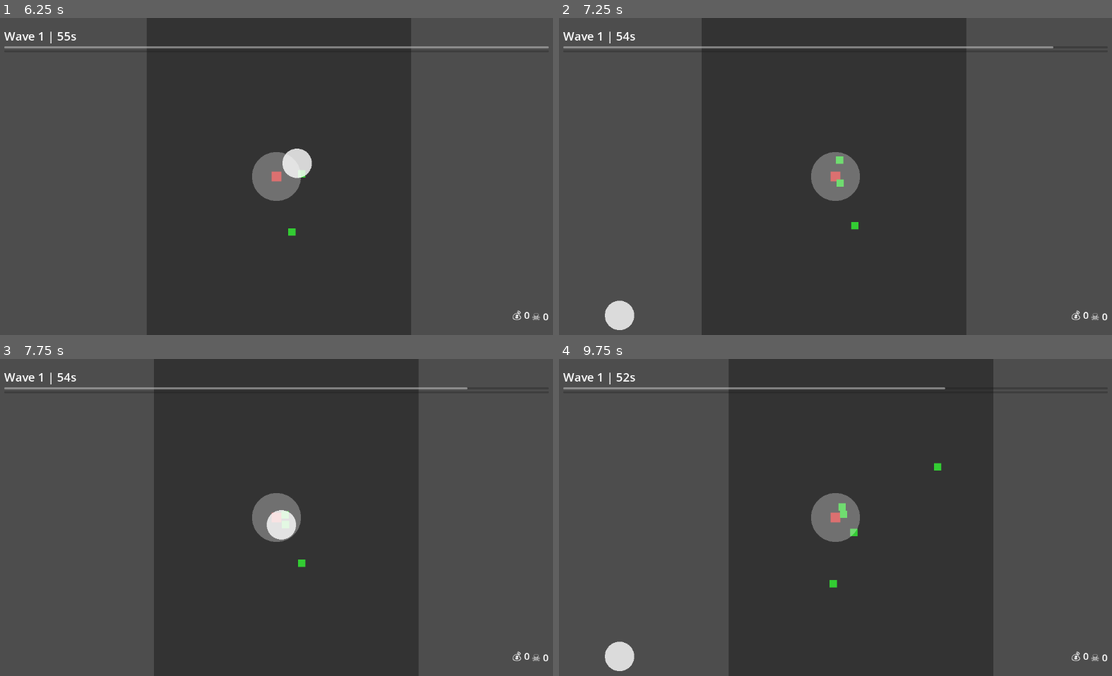
Above: before the commit, frames 1-4 (two rows, left to right).
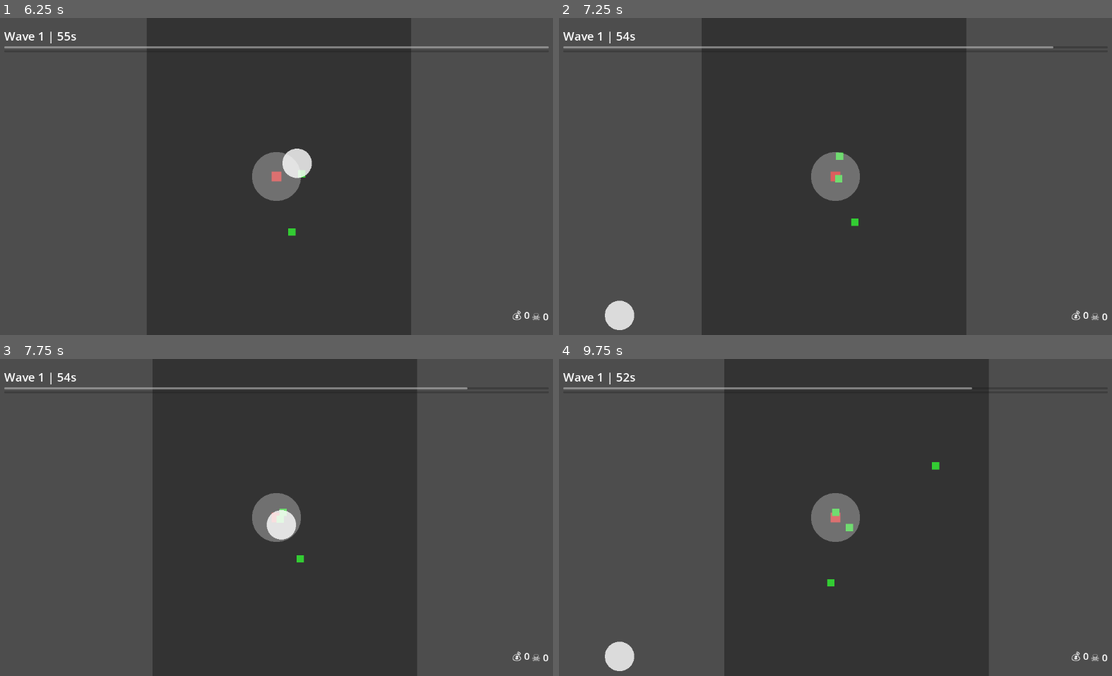
Above: after the commit, the same moments.

Repository: pengjipan/godot-minigame
Game: Godot game, scene res://scenes/menus/main_menu.tscn
The game is run twice, just before and just after one commit, with the same random seed, the same clock (stepped at 60 frames per second) and the same inputs.
Inputs (mouse positions are in pixels of both pictures, inside the frame that each line leads up to):
- Up to frame 1 (6.25 s): click "START GAME" at 0.5 s; click "Potato Warrior Balanced chara…" at 1.25 s; move the mouse to (398, 160) at 2.02 s; hold Right (ui_right) 2.03-2.75 s; click (398, 160) at 2.17 s; drag from (165, 192) to (276, 176) at 2.77 s; move the mouse to (331, 106) at 3.52 s; hold Right (ui_right) 3.53-4.25 s; drag from (248, 239) to (265, 125) at 4.27 s; move the mouse to (447, 224) at 5.02 s; hold Left (ui_left) 5.03-5.75 s; drag from (105, 128) to (304, 160) at 5.77 s
- Up to frame 2 (7.25 s): move the mouse to (863, 176) at 6.52 s; hold Down (ui_down) from 6.53 s (still down); click (863, 176) at 6.67 s
- Up to frame 3 (7.75 s): release Down (ui_down) at 7.25 s; drag from (193, 438) to (282, 523) at 7.27 s
- Up to frame 4 (9.75 s): move the mouse to (957, 501) at 8.02 s; hold Up (ui_up) 8.03-8.75 s; drag from (724, 533) to (818, 628) at 8.77 s; move the mouse to (890, 447) at 9.52 s; hold Down (ui_down) from 9.53 s (still down)

Frame 1 is identical in both runs. In frame 2, 0.1% of the frame differs, in the area x 49-55%, y 42-67%; in frame 3, 0.4%; in frame 4, 1.8%, in the area x 29-79%, y 0-100%.

Commit message:
Fix collision layers to prevent player/enemy blocking and add damage visual feedback

Diff:
--- a/scenes/enemies/enemy_base.gd
+++ b/scenes/enemies/enemy_base.gd
@@ -86,6 +86,7 @@
 
 ## Called when enemy dies
 func _on_death() -> void:
+	print("[Enemy] Enemy died at ", global_position)
 	EventBus.enemy_died.emit(self, global_position)
 	GameManager.add_run_stat("enemies_killed", 1)
 
@@ -93,6 +94,18 @@
 	_drop_rewards()
 
 	queue_free()
+
+## Take damage (for direct damage calls)
+func take_damage(amount: int) -> void:
+	if health_component:
+		health_component.take_damage(amount)
+		# Flash red when damaged
+		if has_node("Sprite"):
+			var sprite = get_node("Sprite")
+			sprite.modulate = Color(1, 0.5, 0.5)
+			await get_tree().create_timer(0.1).timeout
+			if is_instance_valid(sprite):
+				sprite.modulate = Color(1, 1, 1)
 
 ## Drop experience and gold
 func _drop_rewards() -> void:
--- a/scenes/enemies/enemy_base.tscn
+++ b/scenes/enemies/enemy_base.tscn
@@ -15,6 +15,8 @@
 radius = 22.0
 
 [node name="EnemyBase" type="CharacterBody2D"]
+collision_layer = 2
+collision_mask = 0
 script = ExtResource("1")
 
 [node name="Sprite" type="ColorRect" parent="."]
@@ -32,12 +34,16 @@
 max_health = 20
 
 [node name="HurtboxComponent" type="Area2D" parent="."]
+collision_layer = 4
+collision_mask = 8
 script = ExtResource("3")
 
 [node name="HurtboxCollisionShape" type="CollisionShape2D" parent="HurtboxComponent"]
 shape = SubResource("CircleShape2D_2")
 
 [node name="HitboxComponent" type="Area2D" parent="."]
+collision_layer = 16
+collision_mask = 32
 script = ExtResource("4")
 damage = 5
 
--- a/scenes/player/player.gd
+++ b/scenes/player/player.gd
@@ -127,9 +127,18 @@
 
 ## Called when player takes damage
 func _on_health_changed(current: int, max: int) -> void:
+	print("[Player] Health changed: ", current, "/", max)
 	EventBus.health_updated.emit(current, max)
 	EventBus.player_damaged.emit(current, max)
 	last_damage_time = Time.get_ticks_msec() / 1000.0
+
+	# Flash red when damaged
+	if has_node("Sprite"):
+		var sprite = get_node("Sprite")
+		sprite.modulate = Color(1, 0.5, 0.5)
+		await get_tree().create_timer(0.2).timeout
+		if is_instance_valid(sprite):
+			sprite.modulate = Color(1, 1, 1)
 
 ## Called when player dies
 func _on_death() -> void:
--- a/scenes/player/player.tscn
+++ b/scenes/player/player.tscn
@@ -12,6 +12,8 @@
 radius = 25.0
 
 [node name="Player" type="CharacterBody2D"]
+collision_layer = 1
+collision_mask = 0
 script = ExtResource("1")
 
 [node name="Sprite" type="ColorRect" parent="."]
@@ -29,6 +31,8 @@
 max_health = 100
 
 [node name="HurtboxComponent" type="Area2D" parent="."]
+collision_layer = 32
+collision_mask = 16
 script = ExtResource("3")
 
 [node name="HurtboxCollisionShape" type="CollisionShape2D" parent="HurtboxComponent"]
--- a/scenes/weapons/projectile.tscn
+++ b/scenes/weapons/projectile.tscn
@@ -6,6 +6,8 @@
 radius = 5.0
 
 [node name="Projectile" type="Area2D"]
+collision_layer = 8
+collision_mask = 4
 script = ExtResource("1")
 
 [node name="Sprite" type="ColorRect" parent="."]
--- a/scenes/weapons/weapon_base.gd
+++ b/scenes/weapons/weapon_base.gd
@@ -25,9 +25,15 @@
 
 	# Auto fire if enabled and cooldown passed
 	if can_auto_fire and time_since_fire >= fire_cooldown:
-		if get_parent() and get_parent().has_method("get_global_position"):
-			var fire_pos = get_parent().global_position
-			fire(fire_pos, aim_direction)
+		# Get player position from inventory parent
+		var player = get_parent()
+		if player:
+			player = player.get_parent()  # PlayerInventory -> Player
+			if player and player.has_method("get_global_position"):
+				var fire_pos = player.global_position
+				fire(fire_pos, aim_direction)
+			else:
+				print("[Weapon] Warning: Could not get player position")
 
 ## Set aiming direction
 func set_aim_direction(direction: Vector2) -> void:
--- a/scripts/components/hitbox_component.gd
+++ b/scripts/components/hitbox_component.gd
@@ -11,9 +11,12 @@
 func _ready() -> void:
 	owner_node = get_parent()
 	area_entered.connect(_on_area_entered)
+	print("[Hitbox] ", owner_node.name if owner_node else "Unknown", " hitbox ready")
 
 func _on_area_entered(area: Area2D) -> void:
-	if area is HurtboxComponent:
+	print("[Hitbox] Detected collision with: ", area.name, " (", area.get_class(), ")")
+	if area.name == "HurtboxComponent" or area is HurtboxComponent:
+		print("[Hitbox] Dealing ", damage, " damage to ", area.get_parent().name if area.get_parent() else "Unknown")
 		area.take_damage(damage, global_position)
 		hit.emit(area.get_parent())
 
